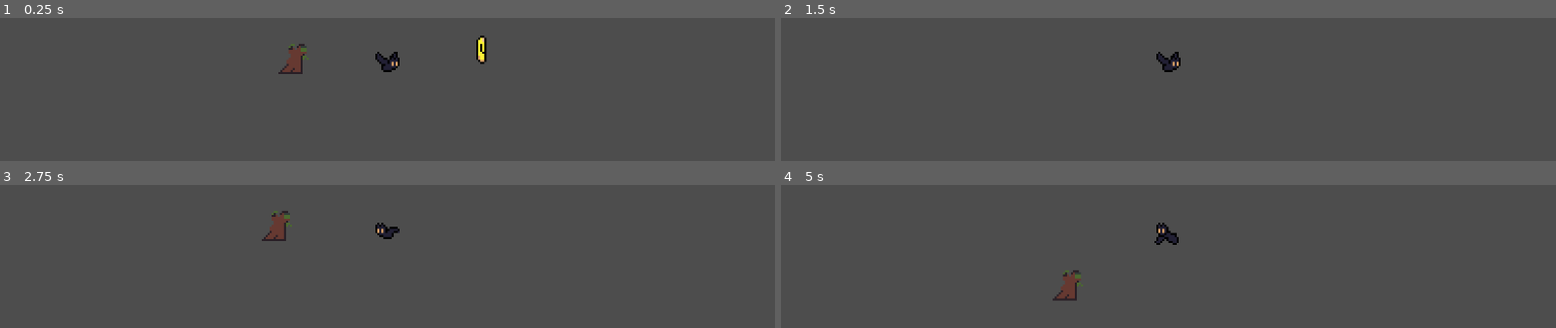
Above: before the commit, frames 1-4 (two rows, left to right).
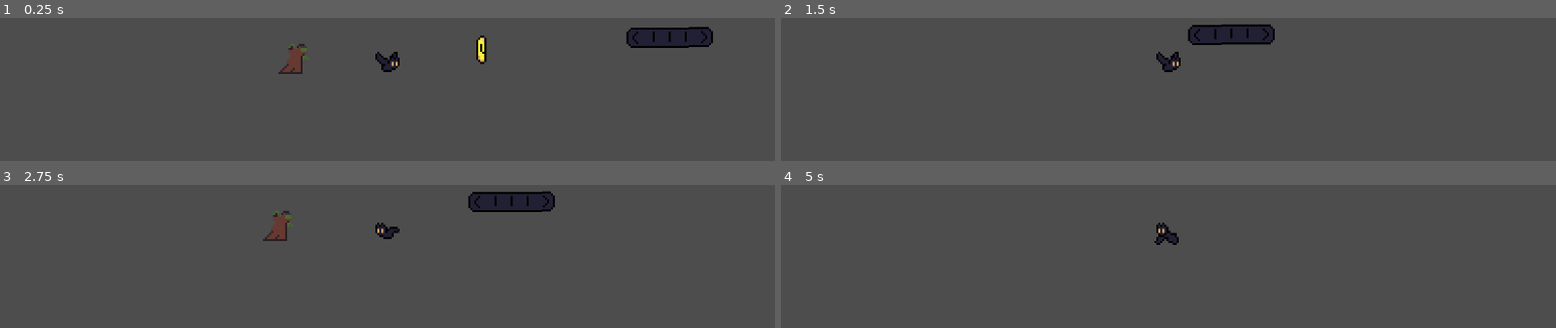
Above: after the commit, the same moments.

Repository: Ray-Blast/collabgodotproject
Game: Godot game, scene res://Scenes/game.tscn
The game is run twice, just before and just after one commit, with the same random seed, the same clock (stepped at 60 frames per second) and the same inputs.
Inputs (mouse positions are in pixels of both pictures, inside the frame that each line leads up to):
- Up to frame 1 (0.25 s): no input
- Up to frame 2 (1.5 s): move the mouse to (1339, 42) at 0.52 s; press the mouse at (1339, 42) at 0.53 s; hold D (right) from 0.53 s (still down); tap W (jump) at 0.77 s; move the mouse to (1013, 85) at 1.27 s; release the mouse at (1013, 85) at 1.28 s; click (1013, 85) at 1.35 s
- Up to frame 3 (2.75 s): tap W (jump) at 1.52 s; move the mouse to (outside the picture) at 2.02 s; release D (right) at 2.03 s; press the mouse at (outside the picture) at 2.03 s; hold A (left) from 2.03 s (still down)
- Up to frame 4 (5 s): move the mouse to (1129, 317) at 2.77 s; release A (left) at 2.78 s; release the mouse at (1129, 317) at 2.78 s; hold D (right) 2.78-4.28 s; click (1129, 317) at 2.85 s; tap W (jump) at 3.02, 3.77, 4.52 s; move the mouse to (1401, 296) at 3.52 s; press the mouse at (1401, 296) at 3.53 s; move the mouse to (outside the picture) at 4.27 s; release the mouse at (outside the picture) at 4.28 s; hold A (left) from 4.28 s (still down); click (outside the picture) at 4.35 s

The runs differ from the first frame. In frame 1, 1.5% of the frame differs, in the area x 80-92%, y 6-21%; in frame 2, 1.6%; in frame 3, 1.7%, in the area x 33-72%, y 4-40%; in frame 4, 0.5%.

Commit message:
moving and dynamic platforms added

Diff:
--- a/ProjectWindow/Scenes/game.tscn
+++ b/ProjectWindow/Scenes/game.tscn
@@ -1,11 +1,18 @@
-[gd_scene load_steps=6 format=3 uid="uid://7hvgnk2j6jsb"]
+[gd_scene load_steps=8 format=3 uid="uid://7hvgnk2j6jsb"]
 
 [ext_resource type="Script" uid="uid://ca7fepx8ty16y" path="res://Scripts/game_manager.gd" id="1_3dryh"]
 [ext_resource type="PackedScene" uid="uid://dh0nciotk3wfb" path="res://Scenes/player.tscn" id="1_ebmjs"]
 [ext_resource type="PackedScene" uid="uid://d25bitnldbs1o" path="res://Scenes/enemy.tscn" id="2_qxrlw"]
 [ext_resource type="PackedScene" uid="uid://btyvh6a67yg5y" path="res://Scenes/pickup.tscn" id="3_wrm1d"]
+[ext_resource type="PackedScene" uid="uid://b5bdn3i5y7gpk" path="res://Scenes/platform_base.tscn" id="5_wowpa"]
 
 [sub_resource type="WorldBoundaryShape2D" id="WorldBoundaryShape2D_qxrlw"]
+
+[sub_resource type="Curve2D" id="Curve2D_wowpa"]
+_data = {
+"points": PackedVector2Array(0, 0, 0, 0, 21, -3, 0, 0, 0, 0, 246, -5)
+}
+point_count = 2
 
 [node name="Game" type="Node2D"]
 
@@ -32,3 +39,8 @@
 
 [node name="Enemy" parent="." instance=ExtResource("2_qxrlw")]
 position = Vector2(-47, -4)
+
+[node name="Platform" parent="." instance=ExtResource("5_wowpa")]
+position = Vector2(109, -11)
+curve = SubResource("Curve2D_wowpa")
+loop = false
--- /dev/null
+++ b/ProjectWindow/Scenes/platform_base.gd
@@ -0,0 +1,20 @@
+extends Path2D
+
+
+@export var loop = true
+@export var speed = 2.0
+@export var speed_scale = 1.0
+
+@onready var path = $PathFollow2D
+@onready var animation = $AnimationPlayer
+
+# Called when the node enters the scene tree for the first time.
+func _ready() -> void:
+	if not loop:
+		animation.play("move")
+		animation.speed_scale = speed_scale
+		set_process(false)
+
+# Called every frame. 'delta' is the elapsed time since the previous frame.
+func _process(delta: float) -> void:
+	path.progress += speed
--- /dev/null
+++ b/ProjectWindow/Scenes/platform_base.tscn
@@ -0,0 +1,70 @@
+[gd_scene load_steps=7 format=3 uid="uid://b5bdn3i5y7gpk"]
+
+[ext_resource type="Script" uid="uid://c5eknhje8dax5" path="res://Scenes/platform_base.gd" id="1_avdqm"]
+[ext_resource type="Texture2D" uid="uid://by6d2k48sdt2" path="res://Assets/Sprites/tempPlatform.png" id="1_hiv0q"]
+
+[sub_resource type="RectangleShape2D" id="RectangleShape2D_4afrg"]
+size = Vector2(44, 10)
+
+[sub_resource type="Animation" id="Animation_avdqm"]
+resource_name = "move"
+length = 2.0
+loop_mode = 2
+tracks/0/type = "value"
+tracks/0/imported = false
+tracks/0/enabled = true
+tracks/0/path = NodePath("PathFollow2D:progress_ratio")
+tracks/0/interp = 1
+tracks/0/loop_wrap = true
+tracks/0/keys = {
+"times": PackedFloat32Array(0, 2),
+"transitions": PackedFloat32Array(-1.56, 1),
+"update": 0,
+"values": [0.0, 1.0]
+}
+
+[sub_resource type="Animation" id="Animation_4afrg"]
+length = 0.001
+tracks/0/type = "value"
+tracks/0/imported = false
+tracks/0/enabled = true
+tracks/0/path = NodePath("PathFollow2D:progress_ratio")
+tracks/0/interp = 1
+tracks/0/loop_wrap = true
+tracks/0/keys = {
+"times": PackedFloat32Array(0),
+"transitions": PackedFloat32Array(1),
+"update": 0,
+"values": [0.0]
+}
+
+[sub_resource type="AnimationLibrary" id="AnimationLibrary_62k5h"]
+_data = {
+&"RESET": SubResource("Animation_4afrg"),
+&"move": SubResource("Animation_avdqm")
+}
+
+[node name="Platform" type="Path2D"]
+script = ExtResource("1_avdqm")
+
+[node name="PathFollow2D" type="PathFollow2D" parent="."]
+position = Vector2(28.1157, 0)
+progress = 28.129
+
+[node name="RemoteTransform2D" type="RemoteTransform2D" parent="PathFollow2D"]
+remote_path = NodePath("../../AnimatableBody2D")
+
+[node name="AnimatableBody2D" type="AnimatableBody2D" parent="."]
+position = Vector2(28.1157, 0)
+
+[node name="Sprite2D" type="Sprite2D" parent="AnimatableBody2D"]
+texture = ExtResource("1_hiv0q")
+
+[node name="CollisionShape2D" type="CollisionShape2D" parent="AnimatableBody2D"]
+position = Vector2(0, 3)
+shape = SubResource("RectangleShape2D_4afrg")
+
+[node name="AnimationPlayer" type="AnimationPlayer" parent="."]
+libraries = {
+&"": SubResource("AnimationLibrary_62k5h")
+}
Not shown, added: ProjectWindow/Scenes/platform_base.gd.uid
